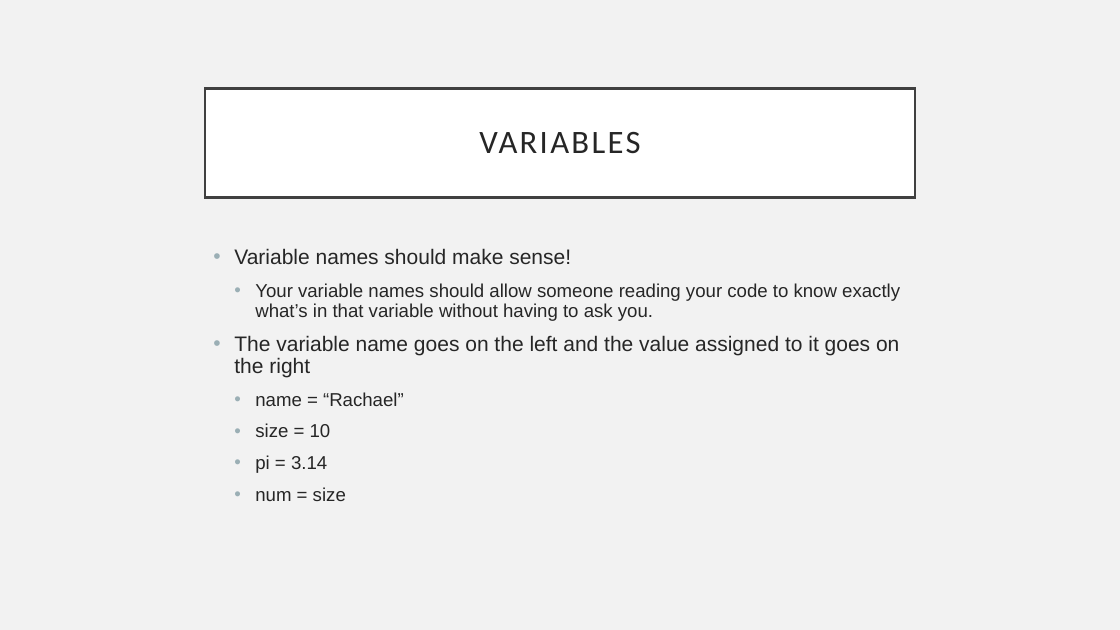
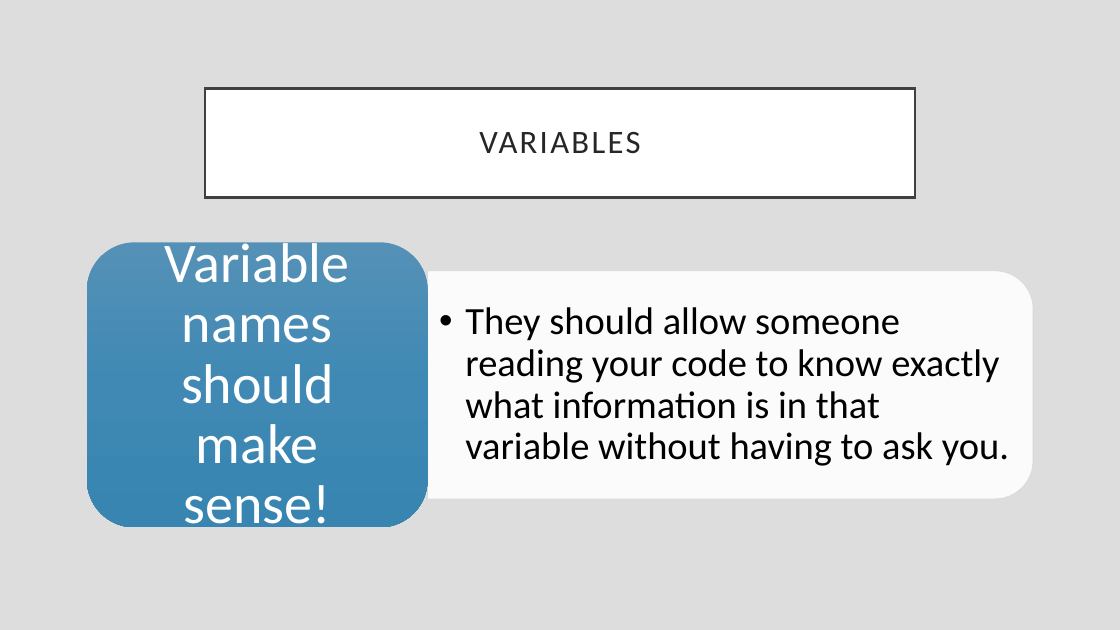
Before and after one commit to rsera/Junior-Knights, a slide deck: slide 19 of Python Day 1 IO.pptx (slide 13 before the commit). Drawn at 1120x630 pixels with LibreOffice and Linux fonts; fonts in the diff are those of the drawing. Boxes give left, top, right and bottom in pixels: in the first picture for what was removed or moved away, otherwise in the second. Text is boxed around its words. In the diff, an @@ line names an element or a change of style, - is before the commit and + after.

```diff
--- a/Python Day 1 IO.pptx
+++ b/Python Day 1 IO.pptx
@@ background #F2F2F2 to #DDDDDD @@
@@ group added at bbox=[87, 235, 1033, 537]: 2 texts, 1 round same rect, 1 rounded rectangle @@
+  • They should allow someone reading your code to know exactly what information is in that variable without having to ask you.
+Variable names should make sense!
@@ text removed at bbox=[234, 248, 900, 501] @@
-• Variable names should make sense!
-  • Your variable names should allow someone reading your code to know exactly what’s in that variable without having to ask you.
-• The variable name goes on the left and the value assigned to it goes on the right
-  • name = “Rachael”
-  • size = 10
-  • pi = 3.14
-  • num = size
```
Also in this commit, not shown: 20 other slides changed, 10 slides added, 4 other files.
